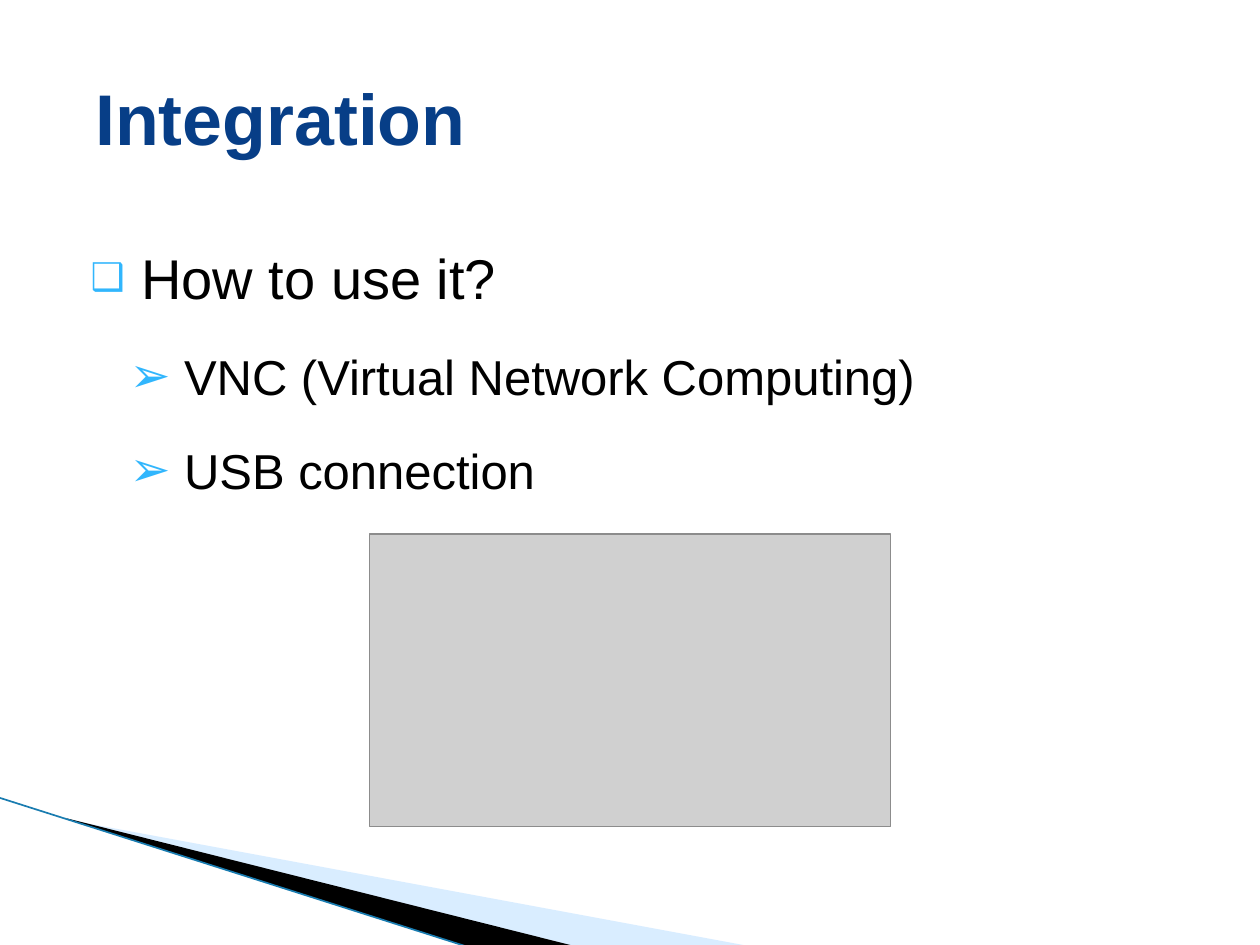
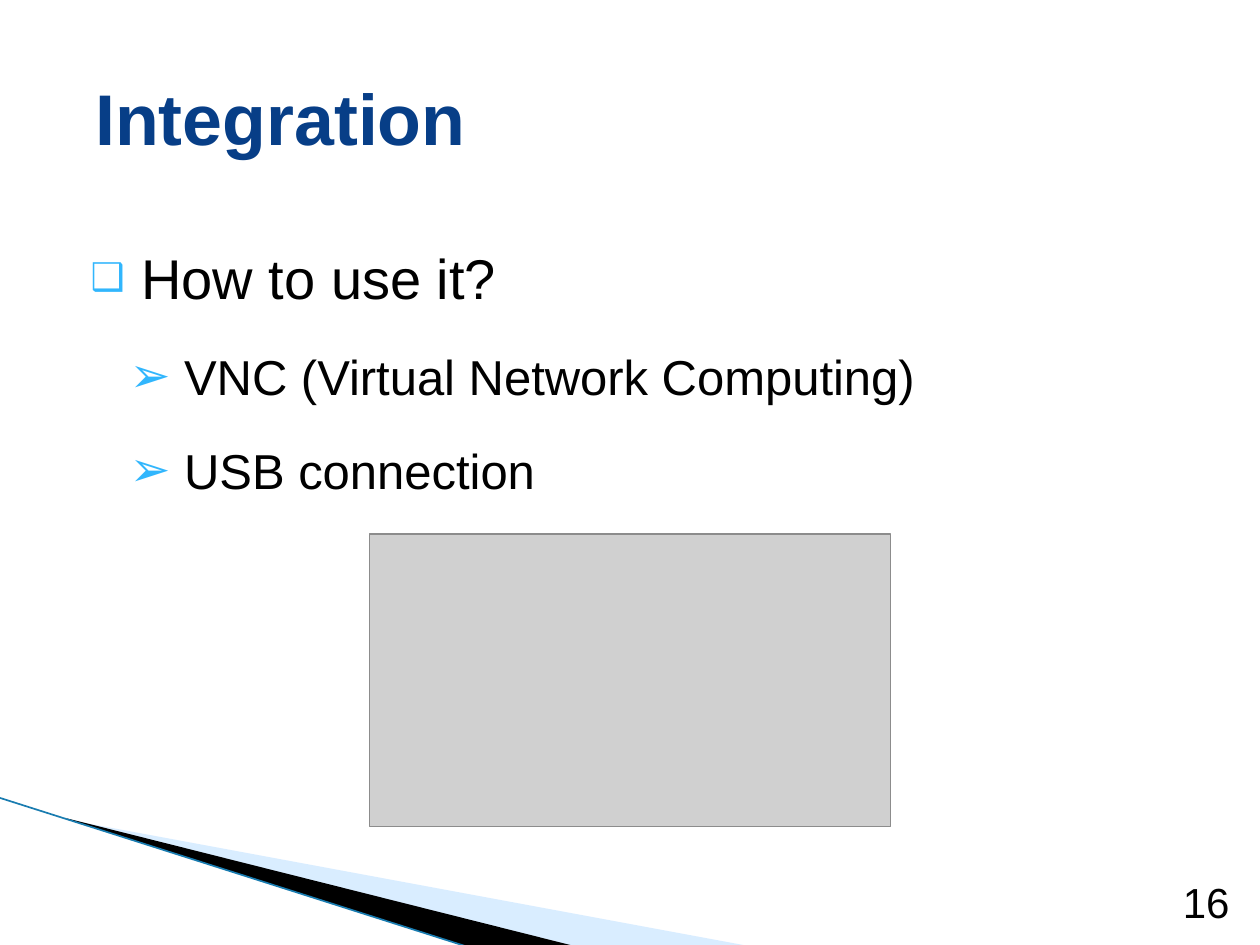
Before and after one commit to svm92/tfg, a slide deck: slide 16 of TFG - Samuel Vázquez.pptx. Drawn at 1260x945 pixels with LibreOffice and Linux fonts; fonts in the diff are those of the drawing; grey boxes stand for pictures; background and template pictures are left out. Boxes give left, top, right and bottom in pixels: in the first picture for what was removed or moved away, otherwise in the second. Text is boxed around its words. In the diff, an @@ line names an element or a change of style, - is before the commit and + after.

```diff
--- a/TFG - Samuel Vázquez.pptx
+++ b/TFG - Samuel Vázquez.pptx
@@ page number added at bbox=[1183, 888, 1230, 919], 24 pt, text #000000 @@
+16
```
Also in this commit, not shown: 17 other slides changed, 13 slides added, 1 slide removed.
